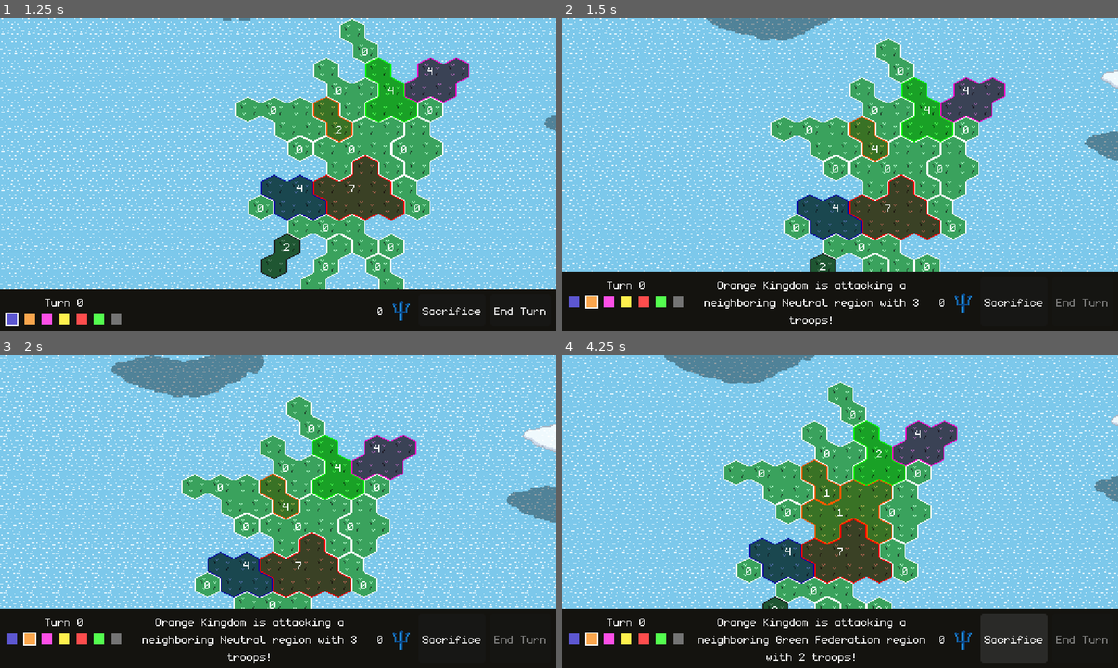
Above: before the commit, frames 1-4 (two rows, left to right).
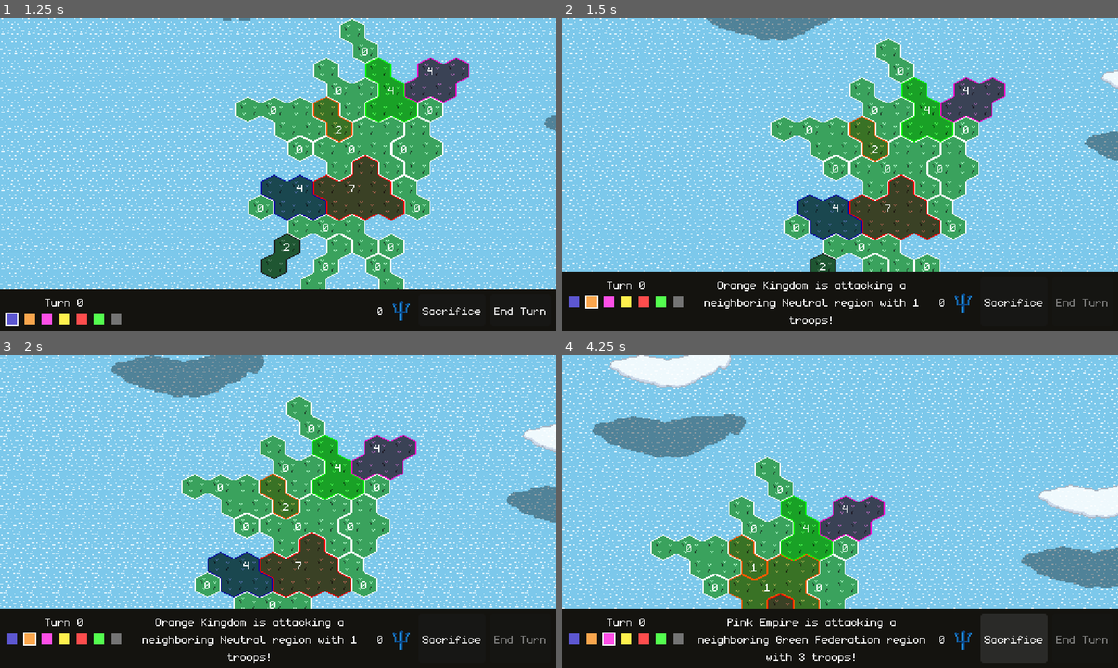
Above: after the commit, the same moments.

Repository: feored/LD54
Game: Godot game, scene res://scenes/main.tscn
Two runs of this game, one before a commit and one after it. Both use one fixed random seed, a clock stepped at 60 frames per second and the inputs below.
Inputs:
- Up to frame 1 (1.25 s): click "Play this map" at 0.5 s
- Up to frame 2 (1.5 s): click "End Turn" at 1.25 s
- Up to frame 3 (2 s): no input
- Up to frame 4 (4.25 s): click "Sacrifice" at 2 s; click "Sacrifice" at 2.75 s; click "Sacrifice" at 3.5 s

Frame 1 is identical in both runs. In frame 2, less than 0.1% of the frame differs, in the area x 55-65%, y 40-93%; in frame 3, less than 0.1%; in frame 4, 35%, in the area x 0-100%, y 0-98%.

Commit message:
add icon

Diff:
--- a/project.godot
+++ b/project.godot
@@ -13,7 +13,7 @@
 config/name="Neptune's Wake"
 run/main_scene="res://scenes/main.tscn"
 config/features=PackedStringArray("4.1", "Forward Plus")
-config/icon="res://icon.svg"
+config/icon="res://assets/icon.png"
 
 [autoload]
 
--- a/scenes/main.gd
+++ b/scenes/main.gd
@@ -254,7 +254,8 @@
 	for i in range(self.teams.size()):
 		self.turn_indicators[i].set_active(self.turn == i)
 	check_win_condition()
-	generate_units(teams[self.turn])
+	if global_turn > 0:
+		generate_units(teams[self.turn])
 	if not regions_left(self.teams[self.turn]):
 		await next_turn()
 	elif (self.turn != self.player_team_index):
Binary file added: assets/icon.png
Not shown, added: assets/icon.png.import
